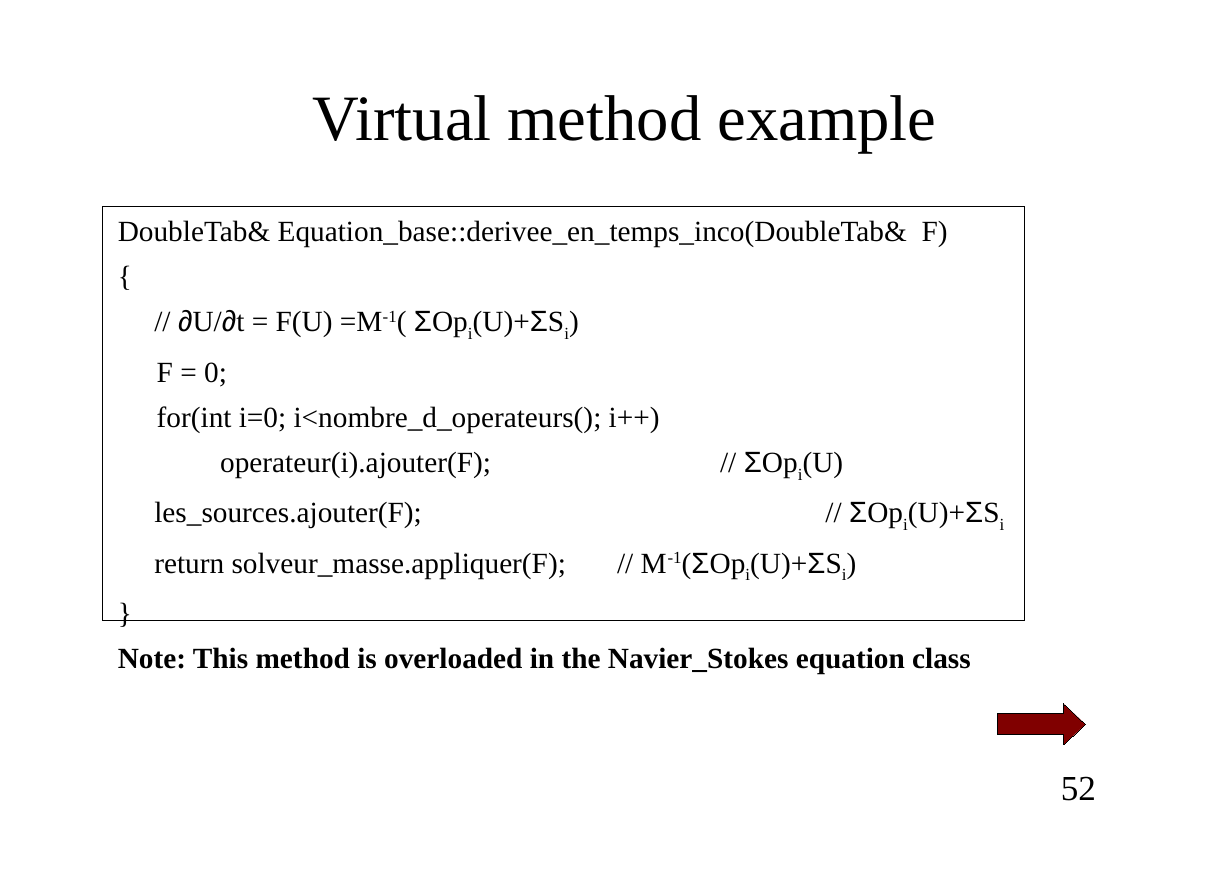
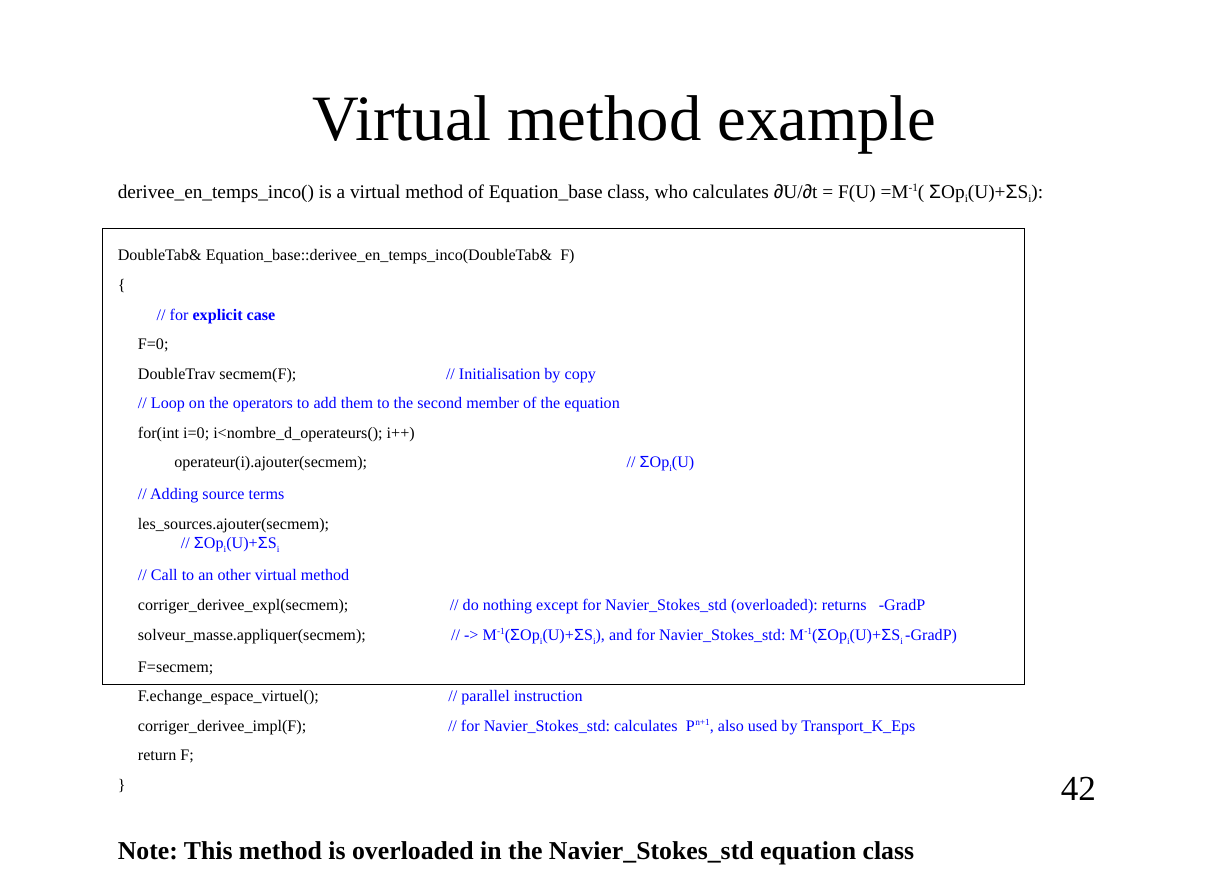
Before and after one commit to cea-trust-platform/trust-code, a slide deck: slide 42 of doc/TRUST/Developer_TRUST_presentation.odp (slide 52 before the commit). Drawn at 1232x871 pixels with LibreOffice and Linux fonts; fonts in the diff are those of the drawing; background and template pictures are left out. Boxes give left, top, right and bottom in pixels: in the first picture for what was removed or moved away, otherwise in the second. Text is boxed around its words. In the diff, an @@ line names an element or a change of style, - is before the commit and + after.

```diff
--- a/doc/TRUST/Developer_TRUST_presentation.odp
+++ b/doc/TRUST/Developer_TRUST_presentation.odp
@@ text "derivee_en_temps_inco() is a virtual method ...": place and size @@
-text "derivee_en_temps_inco() is a virtual method ..." at (118, 220, 971, 673)
+text "derivee_en_temps_inco() is a virtual method ..." at (118, 183, 1028, 865)
@@ text at (118, 183, 1028, 202): paragraph added @@
+derivee_en_temps_inco() is a virtual method of Equation_base class, who calculates ∂U/∂t = F(U) =M-1( ΣOpi(U)+ΣSi):
@@ rectangle: place and size @@
-rectangle at (102, 207, 1025, 621)
+rectangle at (102, 228, 1025, 684)
@@ text at (118, 248, 574, 442): size 20 to 11 pt in "DoubleTab& Equation_base::derivee_en_temps_inco(DoubleTab& F ...", "{", "for(int i=0; i<nombre_d_operateurs(); i++)", "}" @@
@@ text at (138, 308, 620, 412): text changed; size 20 to 11 pt; text colour #000000 to #0000FF @@
-// ∂U/∂t = F(U) =M-1( ΣOpi(U)+ΣSi)
-F = 0;
+// for explicit case
+F=0;
+DoubleTrav secmem(F); // Initialisation by copy
+// Loop on the operators to add them to the second member of the equation
@@ text at (138, 456, 957, 763): text changed; size 20 to 11 pt; text colour #000000 to #0000FF @@
-operateur(i).ajouter(F); // ΣOpi(U)
-les_sources.ajouter(F); // ΣOpi(U)+ΣSi
-return solveur_masse.appliquer(F); // M-1(ΣOpi(U)+ΣSi)
+operateur(i).ajouter(secmem); // ΣOpi(U)
+// Adding source terms
+les_sources.ajouter(secmem); // ΣOpi(U)+ΣSi
+// Call to an other virtual method
+corriger_derivee_expl(secmem); // do nothing except for Navier_Stokes_std (overloaded): returns -GradP
+solveur_masse.appliquer(secmem); // -> M-1(ΣOpi(U)+ΣSi), and for Navier_Stokes_std: M-1(ΣOpi(U)+ΣSi -GradP)
+F=secmem;
+F.echange_espace_virtuel(); // parallel instruction
+corriger_derivee_impl(F); // for Navier_Stokes_std: calculates Pn+1, also used by Transport_K_Eps
+return F;
@@ right arrow removed at (998, 704, 1086, 745) @@
@@ page number at (1061, 776, 1096, 800): text changed @@
-52
+42
@@ text at (118, 841, 915, 865): text changed; size 20 to 17.6 pt @@
-Note: This method is overloaded in the Navier_Stokes equation class
+Note: This method is overloaded in the Navier_Stokes_std equation class
```
Also in this commit, not shown: 104 other slides changed, 20 slides added, 42 slides removed, 7 other files.
